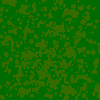
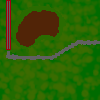
The second (100, 100) image is a revision of the first. Changes to its layers:
hid "heights", moved it above "colors", painted on it over (x1=0, y1=0, x2=100, y2=100)
painted on "colors" over (x1=0, y1=0, x2=100, y2=100)
